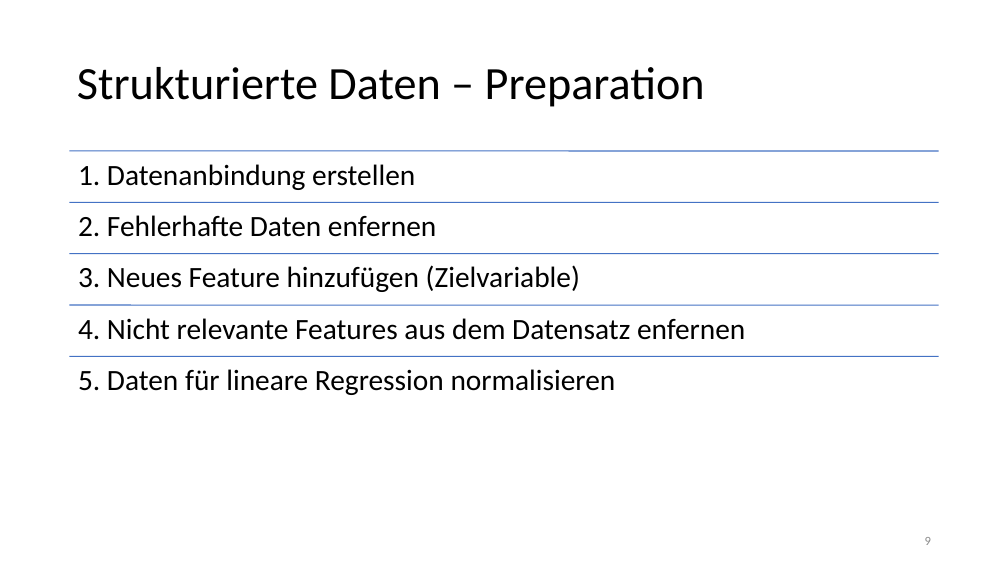
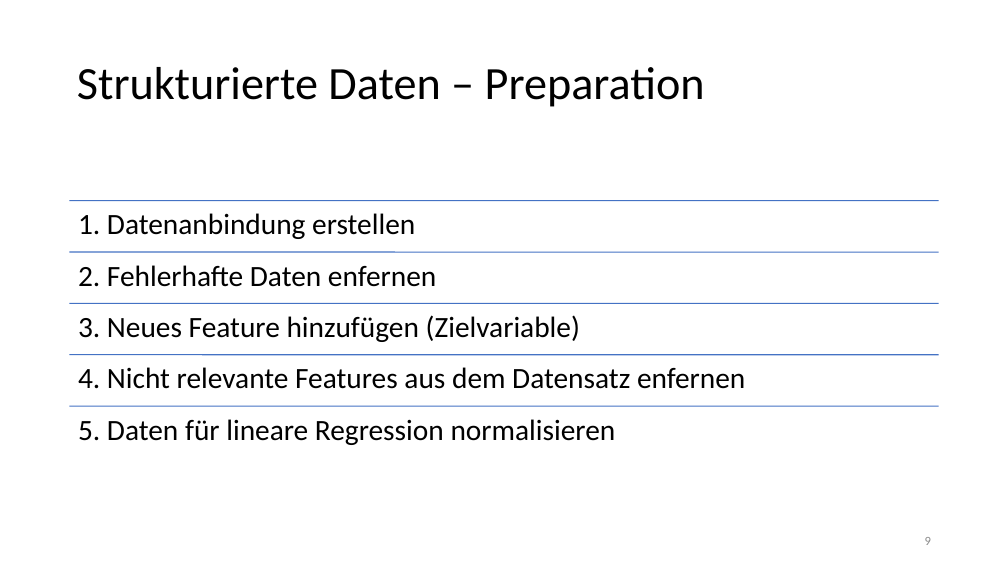
Before and after one commit to Flitschi7/big-data-management, a slide deck: slide 9 of Organisational/Dokumentation HHZ Rocket Project.pptx. Drawn at 1008x567 pixels with LibreOffice and Linux fonts; fonts in the diff are those of the drawing. Boxes give left, top, right and bottom in pixels: in the first picture for what was removed or moved away, otherwise in the second. Text is boxed around its words. In the diff, an @@ line names an element or a change of style, - is before the commit and + after.

```diff
--- a/Organisational/Dokumentation HHZ Rocket Project.pptx
+++ b/Organisational/Dokumentation HHZ Rocket Project.pptx
@@ 5 texts: place and size @@
-5 texts at [78, 164, 745, 395]
+5 texts at [78, 213, 745, 445]
@@ line moved from (70, 151) - (939, 151) to (70, 406) - (939, 406) @@
```
Also in this commit, not shown: 14 other slides changed.
